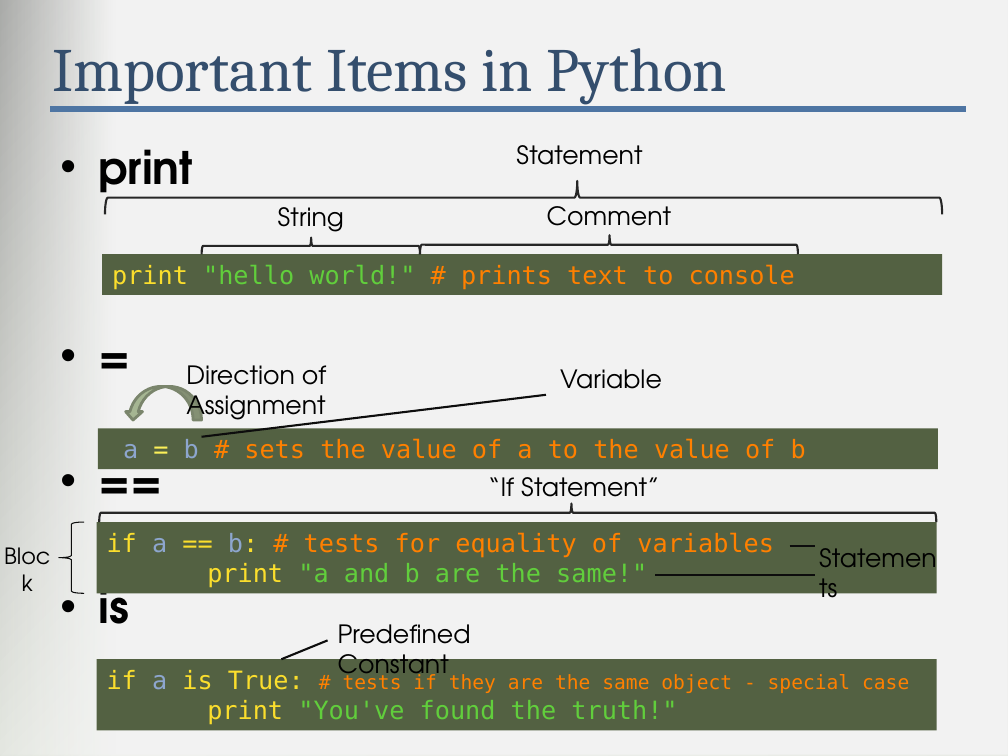
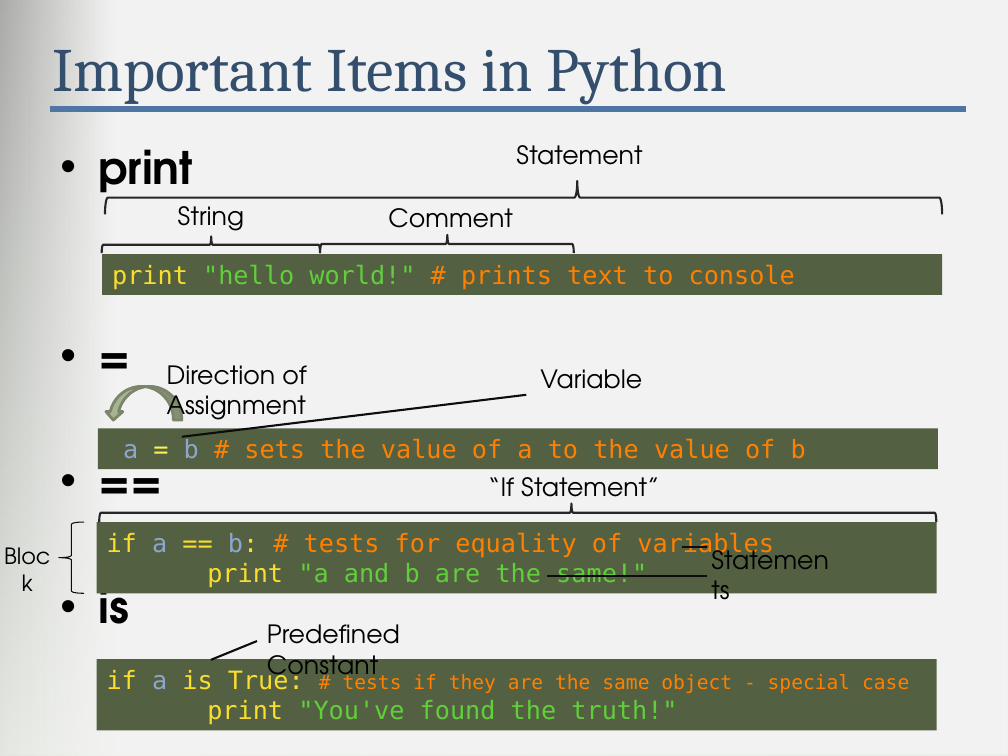
Before and after one commit to nickrsan/Python-GIS-Field-Calculations, a slide deck: slide 14 of planning_and_presentations/Field Calculator Presentation.pptx. Drawn at 1008x756 pixels with LibreOffice and Linux fonts; fonts in the diff are those of the drawing; background and template pictures are left out. Boxes give left, top, right and bottom in pixels: in the first picture for what was removed or moved away, otherwise in the second. Text is boxed around its words. In the diff, an @@ line names an element or a change of style, - is before the commit and + after.

Commit message:
Presentation fixes and minor updates

```diff
--- a/planning_and_presentations/Field Calculator Presentation.pptx
+++ b/planning_and_presentations/Field Calculator Presentation.pptx
@@ text "String": place and size @@
-text "String" at (278,207,344,238)
+text "String" at (178,206,244,237)
@@ text "Comment": place and size @@
-text "Comment" at (547,206,672,237)
+text "Comment" at (388,208,513,239)
@@ right brace: place and size @@
-right brace at (202,238,420,255)
+right brace at (102,236,321,253)
@@ right brace: place and size @@
-right brace at (420,235,798,254)
+right brace at (320,235,574,253)
@@ 2 texts, 1 curved down arrow, 1 line: place and size @@
-2 texts, 1 curved down arrow, 1 line at (125,365,662,436)
+2 texts, 1 curved down arrow, 1 line at (105,365,642,436)
@@ text "Statements": place and size @@
-text "Statements" at (809,537,950,578)
+text "Statements" at (702,539,842,580)
@@ line moved from (789, 546) - (814, 546) to (681, 547) - (707, 547) @@
@@ line moved from (655, 575) - (814, 575) to (547, 577) - (707, 577) @@
@@ text "Predefined Constant": place and size @@
-text "Predefined Constant" at (338,624,471,685)
+text "Predefined Constant" at (267,624,400,686)
@@ line moved from (281, 659) - (328, 640) to (211, 660) - (257, 641) @@
```
Also in this commit, not shown: 1 slide added, 2 slides removed.
